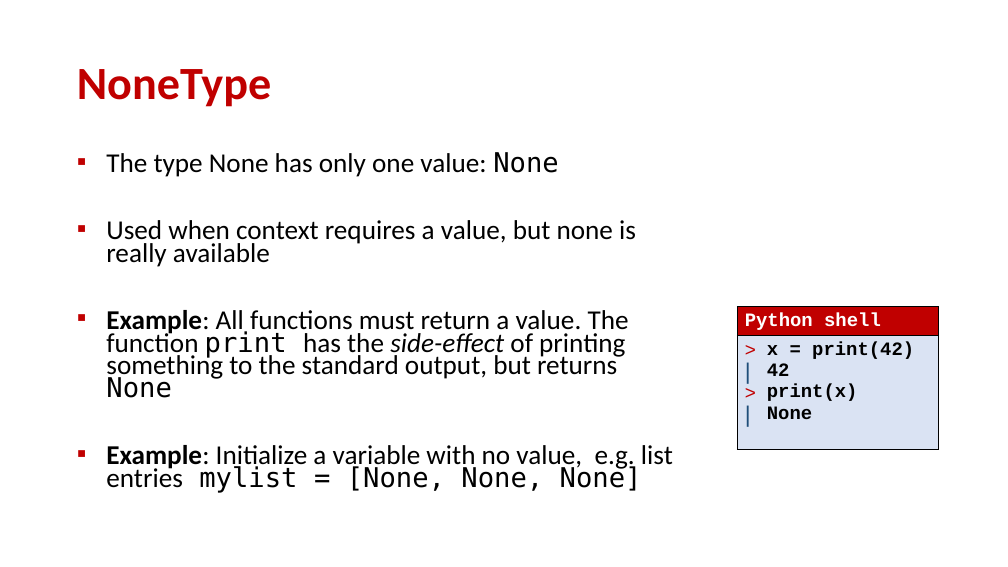
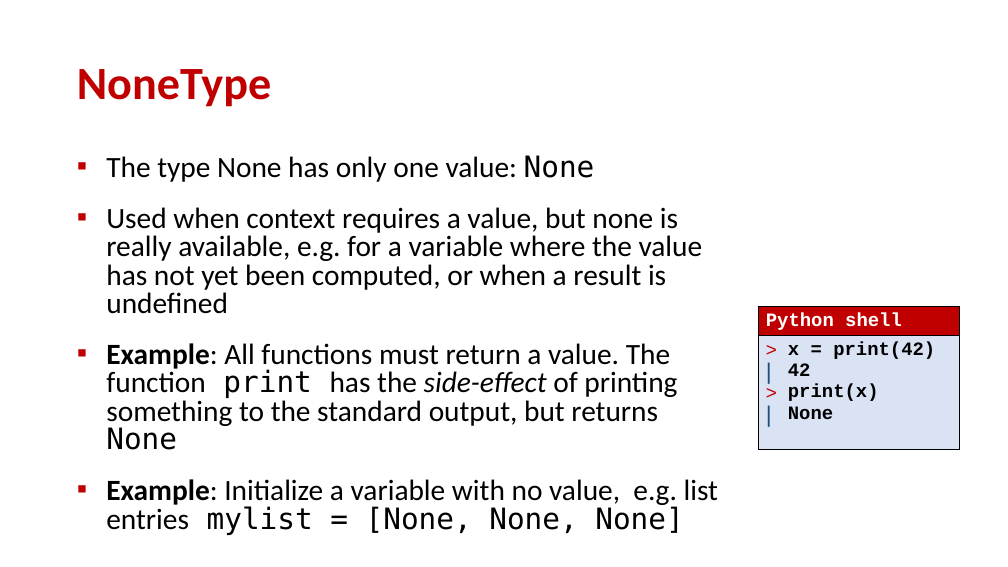
Before and after one commit to gsbrodal/gsbrodal.github.io, a slide deck: slide 2 of ipsa/slides/operations.pptx. Drawn at 1008x567 pixels with LibreOffice and Linux fonts; fonts in the diff are those of the drawing. Boxes give left, top, right and bottom in pixels: in the first picture for what was removed or moved away, otherwise in the second. Text is boxed around its words. In the diff, an @@ line names an element or a change of style, - is before the commit and + after.

```diff
--- a/ipsa/slides/operations.pptx
+++ b/ipsa/slides/operations.pptx
@@ text at box(106, 155, 718, 535): size 25.9 to 28 pt in "The type None has only one value: ...", "Example: All functions must return a value. ...", "Example: Initialize a variable with no value, ..."; line spacing 0.7 to 0.8; more space between paragraphs @@
@@ text at box(106, 207, 703, 314): text changed; size 25.9 to 28 pt @@
-▪ Used when context requires a value, but none is really available
+▪ Used when context requires a value, but none is really available, e.g. for a variable where the value has not yet been computed, or when a result is undefined
@@ table: place and size @@
-table at box(737, 307, 938, 451)
+table at box(758, 307, 960, 451)
```
Also in this commit, not shown: 2 other slides changed, 12 other files.
